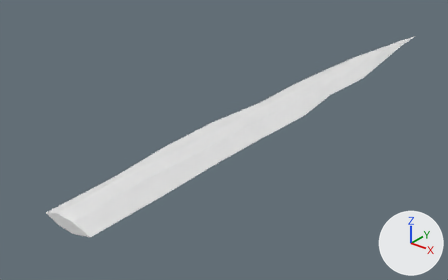
The glTF model godot/assets/waffen/modelle/schwertklinge/t4_4.glb as it was, and as the next commit left it.
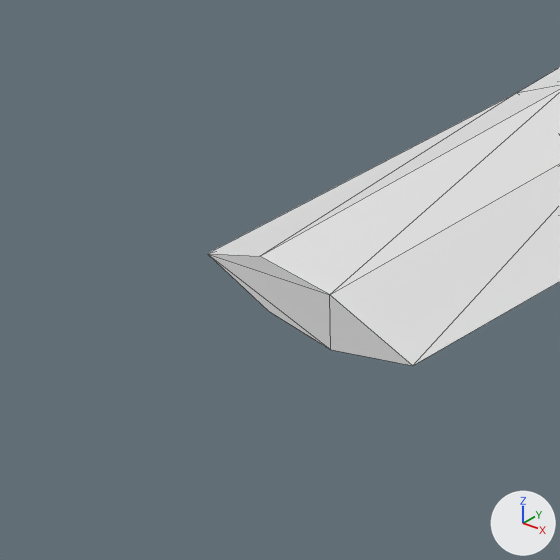
Each version appears first whole from a 50 mm lens placed at (0.394, -0.162, 0.302), pointed at (-0.053, 0.396, -0.044), and next in a close-up on the part from 0% to 27% of the width and 56% to 100% of the height. The lights are fixed; the arrows at lower right show +X, +Y and +Z. The first two pictures are the older version. The close-ups show mesh edges as thin lines. Vertices at exactly the same position are counted once.

Names of what the first close-up shows: 'schwertklinge_t4_4'.
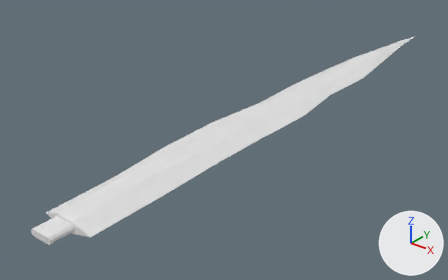
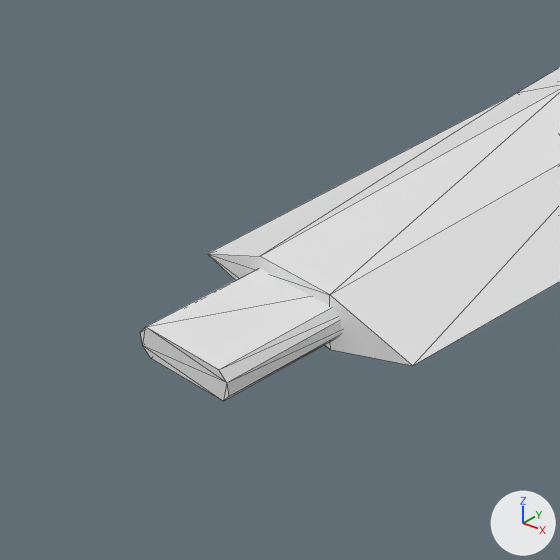
Edits to the scene script, one JSON object a line:
```json
{"block": "me_schwertklinge_t4_4", "where": "# used by ob_schwertklinge_t4_4; location = (0.0, 0.0, 0.0)"}
{"op": "remove", "block": "me_schwertklinge_t4_4", "code": "me_schwertklinge_t4_4.from_pydata(...)  # 55 vertices, 106 faces; spans x -0.037..0.038, y 0.108..0.848, z -0.009..0.008"}
{"op": "add", "block": "me_schwertklinge_t4_4", "code": "me_schwertklinge_t4_4.from_pydata(...)  # 71 vertices, 134 faces; spans x -0.037..0.038, y 0.082..0.848, z -0.009..0.008"}
{"block": "me_schwertklinge_t4_4", "change": "me_schwertklinge_t4_4 part 1: a new loose piece of 16 vertices spanning x -0.013..0.013, y 0.082..0.118, z -0.004..0.003, in mat_eis (white #e7e7e7)"}
```

Boxes (x1, y1, x2, y2) around the edits, measured in the close-ups (560 x 560 px):
```json
{"object": "schwertklinge_t4_4", "change": "reshaped", "before": [208, 67, 560, 366], "after": [141, 67, 560, 401]}
{"part": 1, "of": "me_schwertklinge_t4_4", "change": "added", "after": [141, 268, 342, 401]}
```
